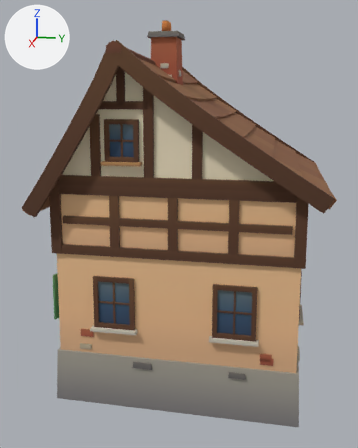
Two versions of the Blender file assets/houses/house_10_saltbox.blend, one commit apart.
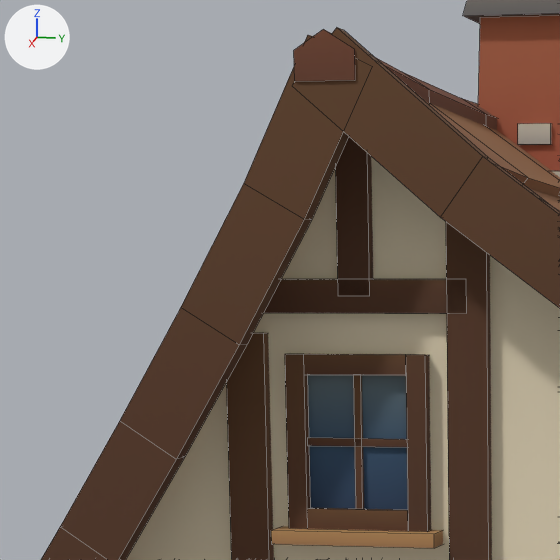
Each version is shown whole from a camera (50 mm lens) standing at (53.0, 8.9, 25.0) and looking at (0.9, -1.5, 11.9), then close up on the part from 10% to 48% of the width and 7% to 38% of the height. Arrows for +X, +Y and +Z are at upper left; the lights stay in place. The first two pictures are the older version. The close-ups show mesh edges as thin lines.

Names of what the first close-up shows: 'house_10_saltbox'.
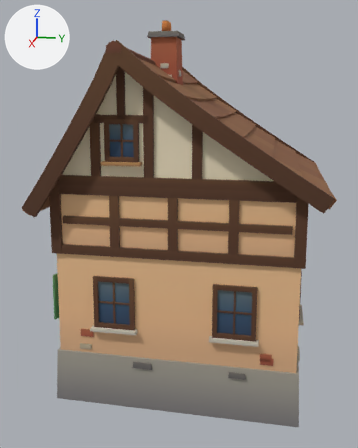
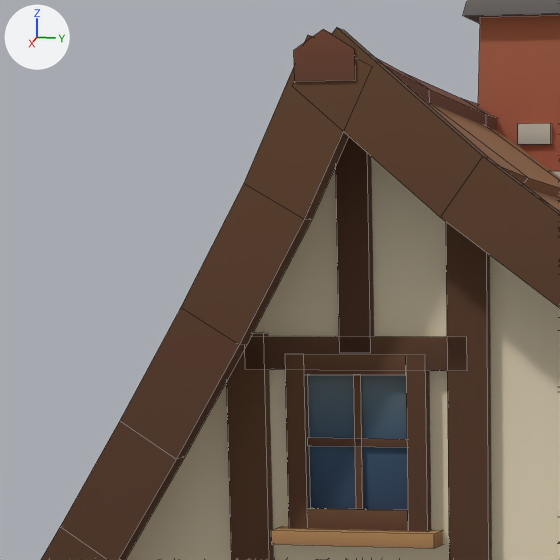
Pixel boxes [x1, y1, x2, y2] of what changed, in the close-ups (560 x 560 px; the box of a moved part takes in the faces that stretch with it):
```json
{"part": 1, "of": "me_house_10_saltbox", "change": "moved or reshaped", "before": [264, 279, 467, 313], "after": [245, 336, 467, 371]}
{"part": 2, "of": "me_house_10_saltbox", "change": "moved or reshaped", "before": [335, 137, 373, 296], "after": [335, 137, 374, 353]}
```

Scene script edits in JSON lines:
```json
{"block": "me_house_10_saltbox", "where": "me_house_10_saltbox.from_pydata(...)  # 2302 vertices, 1579 faces; spans x -13.0..13.0, y -14.2..13.6, z -4.0..33.0"}
{"block": "me_house_10_saltbox", "where": "# used by ob_house_10_saltbox; location = (0.0, 0.0, 0.0)"}
{"block": "me_house_10_saltbox", "where": "# before: 1984 (11.3, -4.2, 24.7) at pixel (369, 296), 1987 (11.3, -4.9, 24.7) at pixel (337, 296), 1988 (11.0, -4.2, 24.7), 1991 (11.0, -4.9, 24.7)"}
{"block": "me_house_10_saltbox", "change": "me_house_10_saltbox part 1: the loose piece of 8 vertices spanning x 11.0..11.3, y -6.9..-2.1, z 24.4..25.0 is moved by (0.0, 0.0, -1.2)"}
{"block": "me_house_10_saltbox", "change": "me_house_10_saltbox part 2"}
{"op": "add", "block": "me_house_10_saltbox", "code": "for i in [1984, 1987, 1988, 1991]: me_house_10_saltbox.vertices[i].co += Vector((0.0, 0.0, -1.2))"}
```
